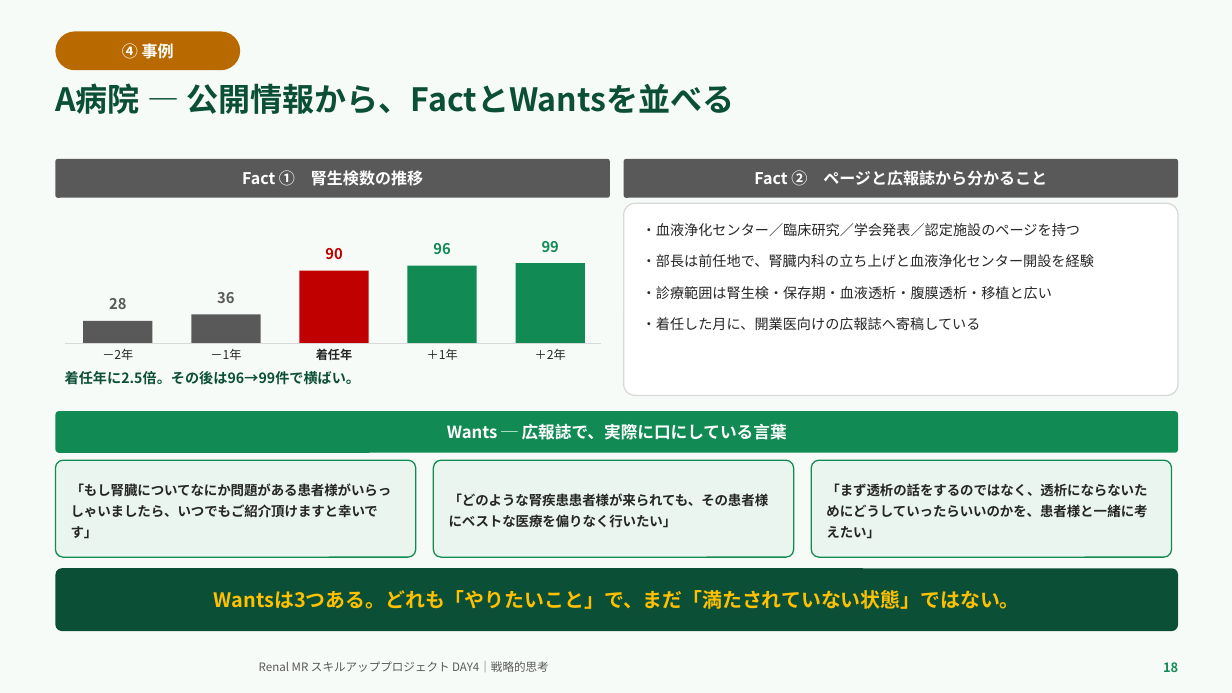
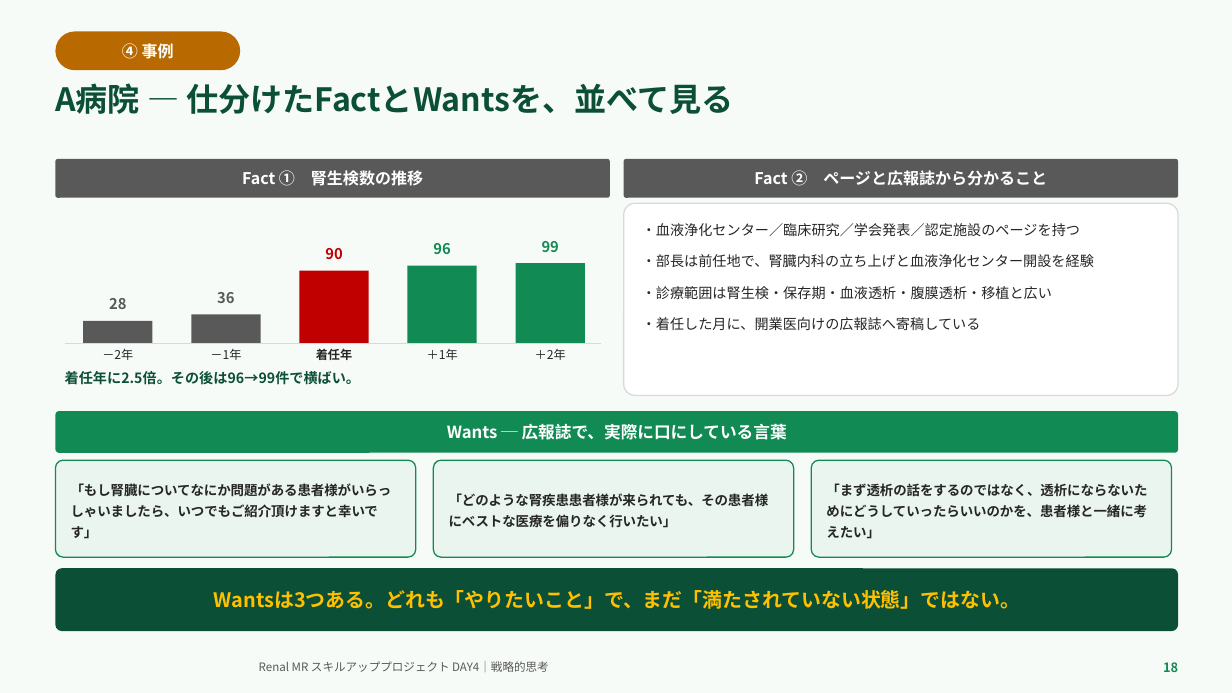
Before and after one commit to TAKUYA-1187/Claude, a slide deck: slide 18 of novartis_training/DAY4_ちょっと分かるだけで世界が変わる.pptx. Drawn at 1232x693 pixels with LibreOffice and Linux fonts; fonts in the diff are those of the drawing; background and template pictures are left out. Boxes give left, top, right and bottom in pixels: in the first picture for what was removed or moved away, otherwise in the second. Text is boxed around its words. In the diff, an @@ line names an element or a change of style, - is before the commit and + after.

```diff
--- a/novartis_training/DAY4_ちょっと分かるだけで世界が変わる.pptx
+++ b/novartis_training/DAY4_ちょっと分かるだけで世界が変わる.pptx
@@ text at (x1=55, y1=83, x2=734, y2=114): text changed @@
-A病院 — 公開情報から、FactとWantsを並べる
+A病院 — 仕分けたFactとWantsを、並べて見る
```
Also in this commit, not shown: 4 other slides changed, 2 other files.
